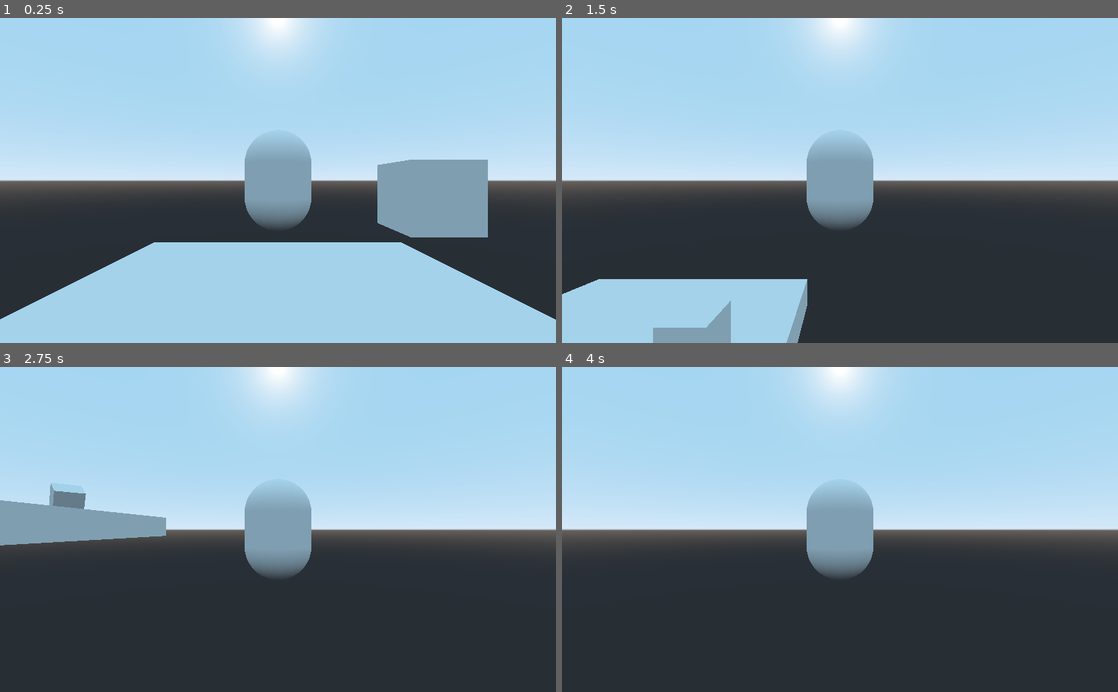
Above: before the commit, frames 1-4 (two rows, left to right).
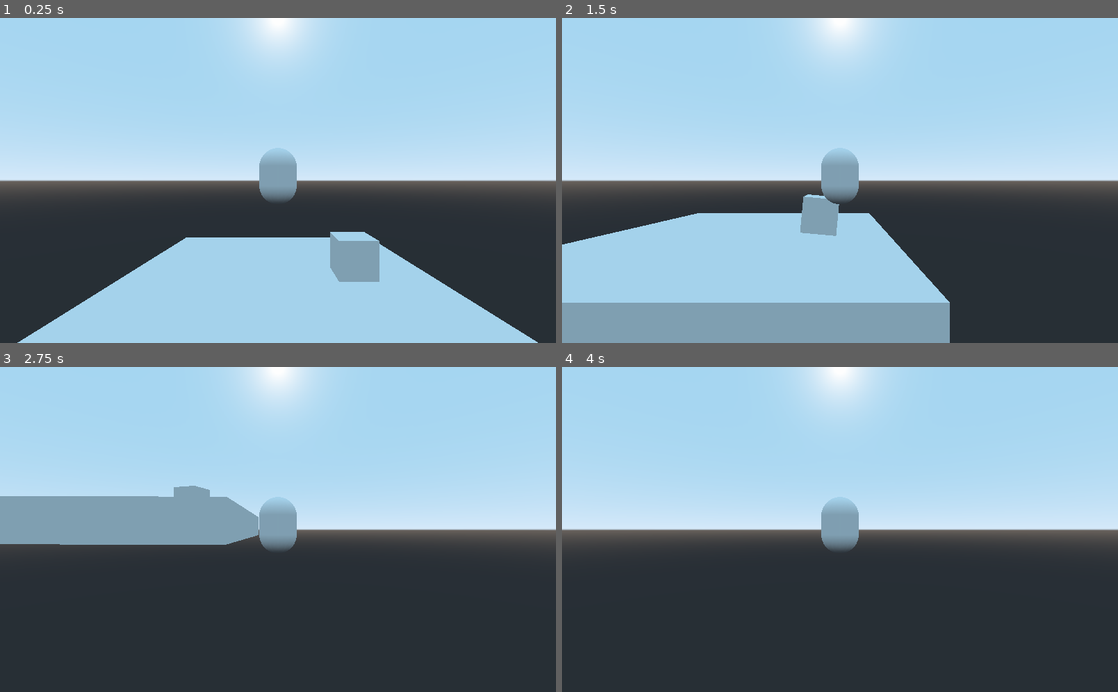
Above: after the commit, the same moments.

Repository: Tetuanni488/Lands-of-Spellsword
Game: Godot game, scene res://scenes/level.tscn
Two runs of this game, one before a commit and one after it. Both use one fixed random seed, a clock stepped at 60 frames per second and the inputs below.
Inputs:
- Up to frame 1 (0.25 s): no input
- Up to frame 2 (1.5 s): hold Right (ui_right) 0.53-1.28 s; tap Space (jump) at 0.77 s; hold Down (ui_down) from 1.28 s (still down)
- Up to frame 3 (2.75 s): tap Space (jump) at 1.52 s; release Down (ui_down) at 2.03 s; hold Right (ui_right) from 2.03 s (still down)
- Up to frame 4 (4 s): release Right (ui_right) at 2.78 s; hold Up (ui_up) 2.78-3.53 s; tap Space (jump) at 3.02, 3.77 s; hold Left (ui_left) from 3.53 s (still down)

The runs differ from the first frame. In frame 1, 13% of the frame differs, in the area x 0-100%, y 37-100%; in frame 2, 22%, in the area x 0-70%, y 37-100%; in frame 3, 5.9%; in frame 4, 2.3%.

Commit message:
fase 0.1.2

Diff:
--- a/player/player.tscn
+++ b/player/player.tscn
@@ -2,26 +2,30 @@
 
 [ext_resource path="res://scripts/player.gd" type="Script" id=1]
 
+[sub_resource type="CapsuleShape" id=2]
+
 [sub_resource type="CapsuleMesh" id=1]
-
-[sub_resource type="CapsuleShape" id=2]
 
 [node name="Player" type="KinematicBody"]
 script = ExtResource( 1 )
 
-[node name="MeshInstance" type="MeshInstance" parent="."]
-transform = Transform( 1, 0, 0, 0, -4.37114e-08, -1, 0, 1, -4.37114e-08, 0, 0, 0 )
-mesh = SubResource( 1 )
-material/0 = null
-
 [node name="CollisionShape" type="CollisionShape" parent="."]
-transform = Transform( 1, 0, 0, 0, -4.37114e-08, -1, 0, 1, -4.37114e-08, 0, 0, 0 )
+transform = Transform( 1, 0, 0, 0, -4.37114e-08, -1, 0, 1, -4.37114e-08, 0, 1.5, 0 )
 shape = SubResource( 2 )
 
 [node name="SpringArm" type="SpringArm" parent="."]
-transform = Transform( 1, 0, 0, 0, 1, 0, 0, 0, 1, 0, 2.86524, 7.72607 )
+transform = Transform( 1, 0, 0, 0, 1, 0, 0, 0, 1, 0, 1.2714, 5.41871 )
 spring_length = 7.0
 margin = 0.2
 
 [node name="Camera" type="Camera" parent="SpringArm"]
 current = true
+
+[node name="Pivot" type="Spatial" parent="."]
+transform = Transform( 1, 0, 0, 0, 1, 0, 0, 0, 1, 0, 1.5, 0 )
+
+[node name="MeshInstance" type="MeshInstance" parent="Pivot"]
+transform = Transform( 1, 0, 0, 0, -4.37114e-08, -1, 0, 1, -4.37114e-08, 0, 0, 0 )
+mesh = SubResource( 1 )
+skeleton = NodePath("../..")
+material/0 = null
--- a/project.godot
+++ b/project.godot
@@ -10,7 +10,7 @@
 
 [application]
 
-config/name="The Dungeons"
+config/name="Lands of Spellsword"
 run/main_scene="res://scenes/level.tscn"
 config/icon="res://icon.png"
 
--- a/scenes/level.tscn
+++ b/scenes/level.tscn
@@ -15,7 +15,7 @@
 [node name="Level" type="Spatial"]
 
 [node name="Player" parent="." instance=ExtResource( 1 )]
-transform = Transform( 1, 0, 0, 0, 1, 0, 0, 0, 1, 0, 2.5, 0 )
+transform = Transform( 1, 0, 0, 0, 1, 0, 0, 0, 1, 0, 6.38267, 0 )
 
 [node name="Floor" type="StaticBody" parent="."]
 
@@ -28,7 +28,7 @@
 shape = SubResource( 2 )
 
 [node name="RigidBody" type="RigidBody" parent="."]
-transform = Transform( 1, 0, 0, 0, 1, 0, 0, 0, 1, 4.42093, 4.78452, 0 )
+transform = Transform( 1, 0, 0, 0, 1, 0, 0, 0, 1, 4, 2, 0 )
 
 [node name="MeshInstance" type="MeshInstance" parent="RigidBody"]
 mesh = SubResource( 3 )
--- a/scripts/player.gd
+++ b/scripts/player.gd
@@ -9,24 +9,20 @@
 var _snap_vector := Vector3.DOWN
 
 onready var _spring_arm: SpringArm = $SpringArm
-onready var _model: MeshInstance = $MeshInstance
+onready var _model: Spatial = $Pivot
 
 func _ready():
 	print("player just spawned!")
 
 func _physics_process(delta: float) -> void:
-	var move_direction = get_input_vector()
+	var move_direction = get_moviment_direction()
 	apply_movement(move_direction)
 	apply_gravity(delta)
 	jump()
 	land()
 	_velocity = move_and_slide(_velocity,Vector3.UP)
 
-func _process(delta: float) -> void:
-	_spring_arm.translation	= translation
-	_model.translation = translation
-
-func get_input_vector():
+func get_moviment_direction():
 	var move_direction := Vector3.ZERO
 	move_direction.x = Input.get_action_strength("ui_right") - Input.get_action_raw_strength("ui_left")
 	move_direction.z = Input.get_action_strength("ui_down") - Input.get_action_raw_strength("ui_up")
Not shown, changed: register.txt
